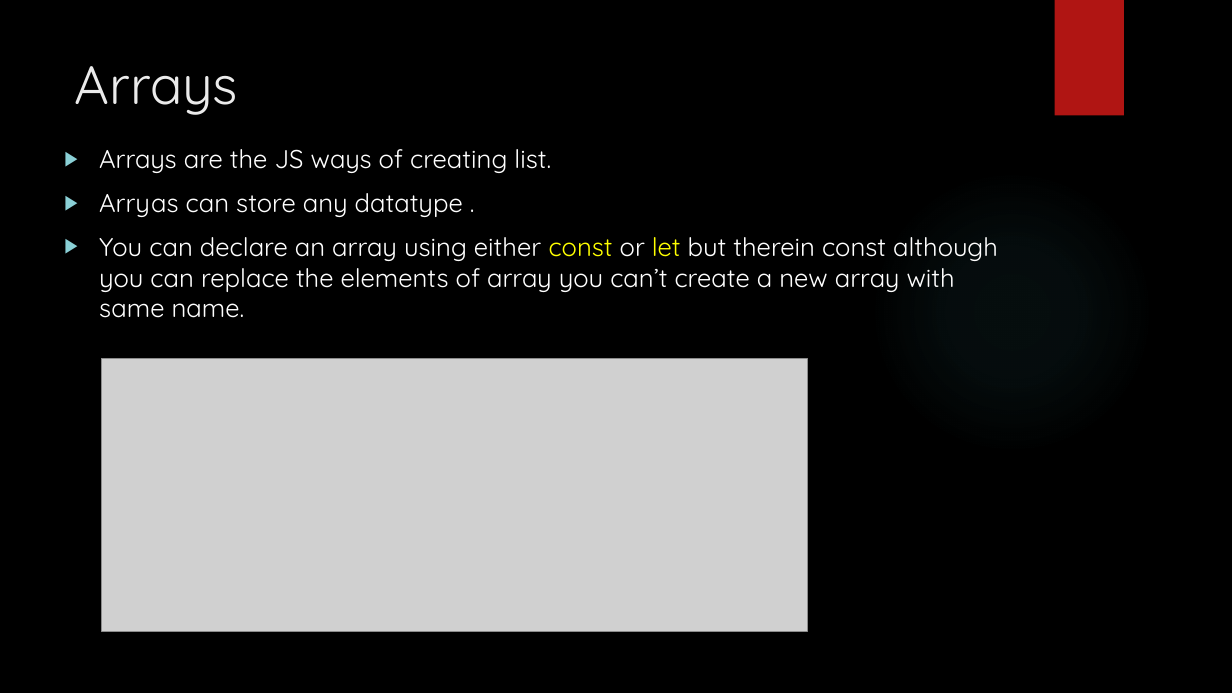
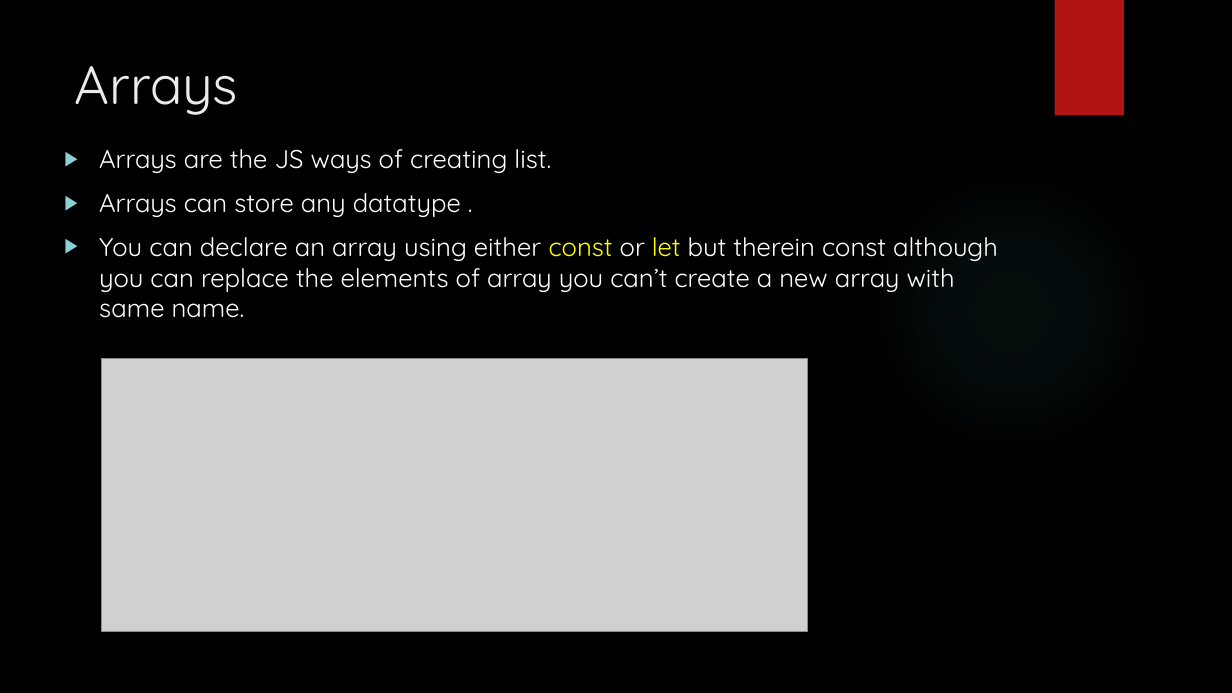
Before and after one commit to git-chinmay/my-JavaScript, a slide deck: slide 14 of JAVASCRPT.pptx. Drawn at 1232x693 pixels with LibreOffice and Linux fonts; fonts in the diff are those of the drawing; grey boxes stand for pictures; background and template pictures are left out. Boxes give left, top, right and bottom in pixels: in the first picture for what was removed or moved away, otherwise in the second. Text is boxed around its words. In the diff, an @@ line names an element or a change of style, - is before the commit and + after.

```diff
--- a/JAVASCRPT.pptx
+++ b/JAVASCRPT.pptx
@@ text at (99, 193, 461, 217): text changed @@
-▶ Arryas can store any datatype .
+▶ Arrays can store any datatype .
```
Also in this commit, not shown: 1 other slide changed, 3 slides added.
